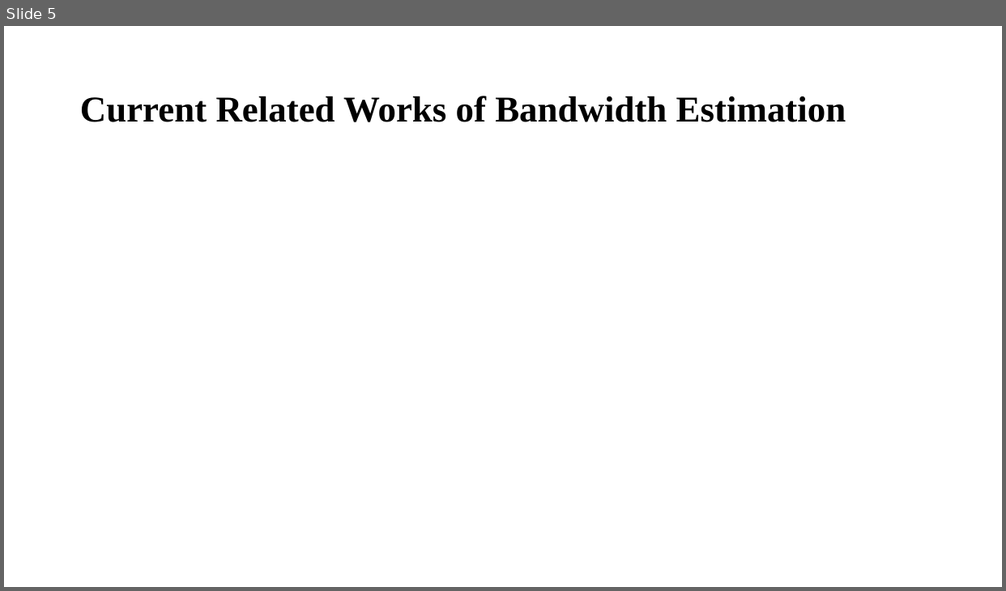
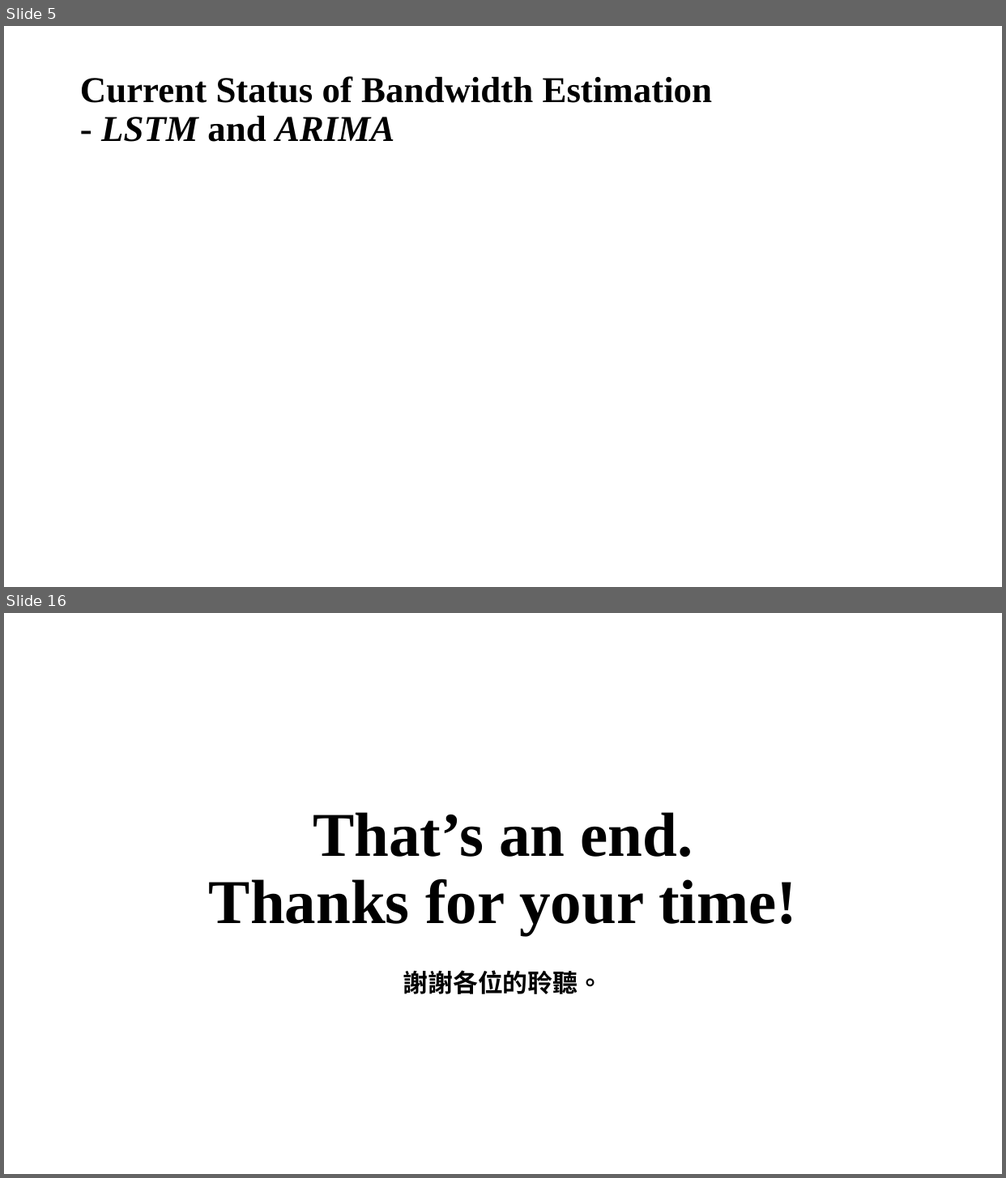
Before and after one commit to williamzheng0711/online-cdf-streaming, a slide deck: ESTR4999_Notes/ESTR4999_Presentation.pptx. Shown one above the other, each under a label of ours: slide 5 before the commit, slides 5 and 16 after it; the slides between them are not shown. The pictures are 1006x591 and 1006x1178 pixels, drawn with LibreOffice and Linux fonts; fonts in the diff are those of the drawing; grey boxes stand for pictures. Boxes give left, top, right and bottom in pixels: in the first picture for what was removed or moved away, otherwise in the second. Text is boxed around its words. In the diff, an @@ line names an element or a change of style, - is before the commit and + after.

```diff
--- a/ESTR4999_Notes/ESTR4999_Presentation.pptx
+++ b/ESTR4999_Notes/ESTR4999_Presentation.pptx
@@ slide 16 added at [4, 613, 1002, 1174], background #FFFFFF @@
@@ title added at [209, 812, 797, 935], 60 pt, text #000000, bold @@
+That’s an end.
+Thanks for your time!
@@ subtitle added at [403, 970, 603, 995], 24 pt, text #000000, bold @@
+謝謝各位的聆聽。
@@ slide 5 changed as well @@
@@ title at [80, 76, 713, 142]: text changed @@
-Current Related Works of Bandwidth Estimation
+Current Status of Bandwidth Estimation
+- LSTM and ARIMA
```
Also in this commit, not shown: 5 other slides changed, 9 other slides added, 2 slides removed, 4 other files.
